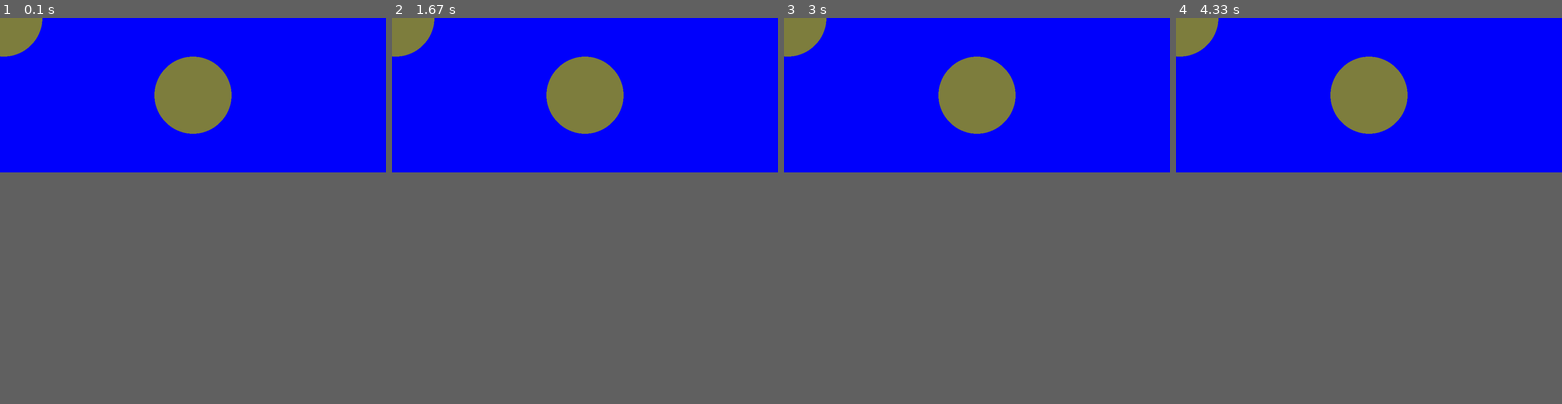
Above: before the commit, frames 1-4 (left to right).
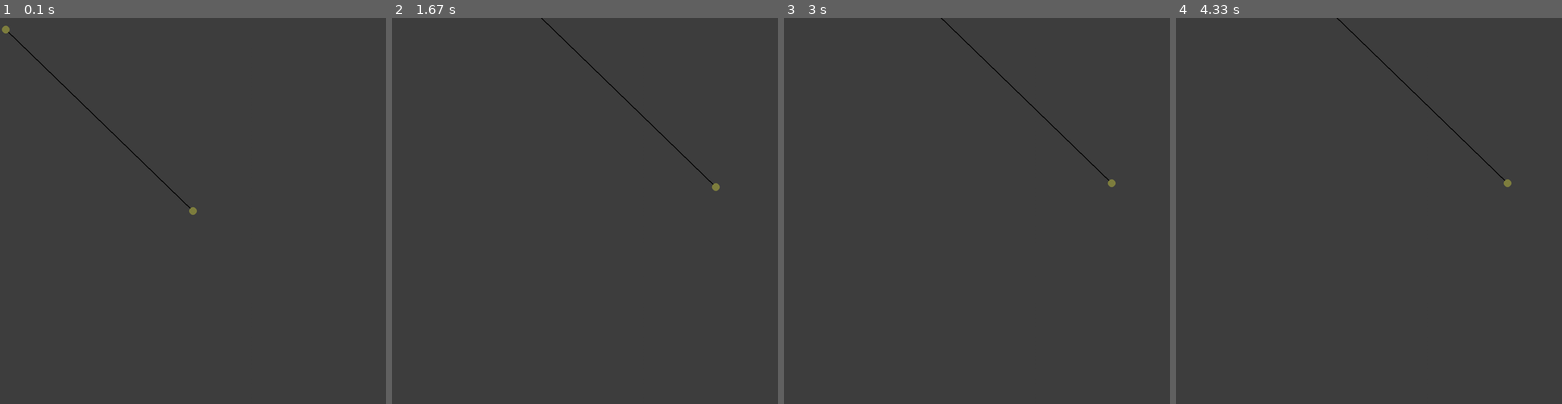
Above: after the commit, the same moments.

Repository: sd18spring/InteractiveProgramming
Game: pygame game, started from classes.py
Same seed, same stepped clock (60 frames per second), same inputs: the game is played once before the commit and once after it.
Inputs (mouse positions are in pixels of both pictures, inside the frame that each line leads up to):
- Up to frame 1 (0.1 s): no input
- Up to frame 2 (1.67 s): press the mouse at (569, 226) at 0.37 s; move the mouse to (639, 214) at 0.47 s; release the mouse at (708, 199) at 0.6 s; hold Right 0.67-1.13 s; move the mouse to (585, 238) at 0.7 s; hold Up 1.17-1.62 s; hold Right from 1.65 s (still down)
- Up to frame 3 (3 s): release Right at 2.23 s; hold Left 2.27-2.92 s; hold Down from 2.95 s (still down)
- Up to frame 4 (4.33 s): release Down at 3.62 s; hold Left from 3.65 s (still down)
In our replay, the window is 900x360 before the commit and 900x900 after it. These sizes can differ from the game's own. Grey fills any space a smaller window leaves; there, only what the larger window draws over its background counts as a difference.

The runs differ from the first frame. In frame 1, 40% of the frame differs, in the area x 0-100%, y 0-51%; in frame 2, 40%, in the area x 0-100%, y 0-45%; in frame 3, 40%; in frame 4, 40%.

Commit message:
Added controller cobject to handle user input, pan and zoom functions in model to zoom in/out and pan the view laterally. Controler object zooms with scrolling and pans with mouse dragging.

Diff:
--- a/classes.py
+++ b/classes.py
@@ -1,43 +1,130 @@
 import pygame
 import time
+import math
 
 
 class Model(object):
 
     def __init__(self, size):
         self.size = size
+        self.width = size[0]
+        self.height = size[1]
         self.nodes = []
         self.nodes.append(Node('title',size[0]/2,size[1]/2))
-        self.nodes.append(Node('title2',10,0))
+        self.nodes.append(Node('title2',15,30))
         self.clines = []
         self.clines.append(ConnectionLine(self.nodes[0],self.nodes[1]))
+        self.panning = False
+        self.mouse_pos = None
+
+
+    def zoom_in(self,center):
+        """Zooms in around the center
+        center: tuple containing the center about which the screen will
+        be dilated"""
+        for node in self.nodes:
+            node.x = (node.x - center[0]/2)*1.05 + center[0]/2
+            node.y = (node.y - center[1]/2)*1.05 + center[1]/2
+        for cline in self.clines:
+            cline.update()
+
+    def zoom_out(self,center):
+        """Zooms out around the center
+        center: tuple containing the center about which the screen will
+        be dilated"""
+        for node in self.nodes:
+            node.x = (node.x - center[0]/2)*0.95 + center[0]/2
+            node.y = (node.y - center[1]/2)*0.95 + center[1]/2
+        for cline in self.clines:
+            cline.update()
+
+    def pan(self,dx,dy):
+        """Moves everything on the screen by dx,dy
+        dx: movement in the x direction
+        dy: movement in the y direction"""
+        for node in self.nodes:
+            node.x = node.x + dx
+            node.y = node.y + dy
+        for cline in self.clines:
+            cline.update()
 
 
 class Viewer(object):
+    """Displays the model"""
 
     def __init__(self,model):
         self.model = model
         self.screen = pygame.display.set_mode(self.model.size)
 
     def draw(self):
-        self.screen.fill(pygame.Color(0,0,255))
-        print('hi')
+        self.screen.fill(pygame.Color(63,63,63))
+        for cline in self.model.clines:
+            pygame.draw.lines(self.screen, pygame.Color(0,0,0), False, cline.points,
+                        ConnectionLine.line_width)
         for node in self.model.nodes:
-            print(node)
-            #pygame.draw.rect(self.screen,pygame.Color(255, 255, 255),pygame.Rect(int(node.x),int(node.y),20,20))
             pygame.draw.circle(self.screen, pygame.Color(127,127,63),
-                            (int(node.x), int(node.y)), Node.node_size,0)
+                            (int(node.x), int(node.y)), node.size,0)
 
-            pygame.display.update()
+        pygame.display.update()
+
+class Controler(object):
+    """Handles user input into the model"""
+
+    def __init__(self, model):
+        self.model = model
+
+    def handle_event(self, event):
+        """Updates model according to type of input"""
+        if model.panning:
+            dx = pygame.mouse.get_pos()[0] - self.model.mouse_pos[0]
+            dy = pygame.mouse.get_pos()[1] - self.model.mouse_pos[1]
+            self.model.pan(dx,dy)
+            self.model.mouse_pos = pygame.mouse.get_pos()
+
+        if event.type == pygame.MOUSEBUTTONDOWN:
+            if event.button == 5:
+                m_pos = pygame.mouse.get_pos()
+                self.model.zoom_in(m_pos)
+
+            elif event.button == 4:
+                m_pos = pygame.mouse.get_pos()
+                self.model.zoom_out(m_pos)
+
+        if pygame.mouse.get_pressed()[0]:
+            self.model.panning = True
+            self.model.mouse_pos = pygame.mouse.get_pos()
+
+        if pygame.mouse.get_pressed()[0] == False:
+            self.model.panning = False
+
+        if event.type == pygame.KEYDOWN:
+            if event.key == pygame.K_UP:
+                self.model.pan(0,10)
+
+            if event.key == pygame.K_DOWN:
+                self.model.pan(0,-10)
+
+            if event.key == pygame.K_LEFT:
+                self.model.pan(10,-0)
+
+            if event.key == pygame.K_RIGHT:
+                self.model.pan(-10,0)
+
+
 
 class Node(object):
+    """A clickable node appearing in a web
+    Attributes: x, y, title, children (list of the titles of nodes linked to
+    by the node)"""
 
-    node_size = 100
+    node_size = 10
 
     def __init__(self,title,x,y):
+        self.children = []
         self.x = x
         self.y = y
-        self.size = 10
+        self.title = title
+        self.size = Node.node_size
 
     def __str__(self):
         return '%d,%d' % (self.x,self.y)
@@ -46,6 +133,7 @@
 class ConnectionLine(object):
 
     line_length = 10
+    line_width = 3
 
     def __init__(self,start,end):
         """Start and end are nodes"""
@@ -55,9 +143,18 @@
         self.y0 = start.y
         self.x1 = end.x
         self.y1 = end.y
+        self.points = [(self.x0,self.y0), (self.x1, self.y1)]
 
     def __str__(self):
         return 'Start: %s   End: %s'  % (str(self.start),str(self.end))
+
+    def update(self):
+        """Recalculates the line endpoints when nodes are changed"""
+        self.x0 = self.start.x
+        self.y0 = self.start.y
+        self.x1 = self.end.x
+        self.y1 = self.end.y
+        self.points = [(self.x0,self.y0), (self.x1, self.y1)]
 
 
 
@@ -68,9 +165,15 @@
     node1 = Node('Node1',1,2)
     node2 = Node('Node2',3,4)
 
+
+
     running = True
 
-    view = Viewer(Model((1000,400)))
+    model = Model((1000,1000))
+
+
+    view = Viewer(model)
+    controler = Controler(model)
     #view.draw()
     k=0
     while running:
@@ -78,7 +181,9 @@
             if event.type == pygame.QUIT:
                 running = False
                 break
+            controler.handle_event(event)
+
             view.draw()
             time.sleep(.001)
-    print("quitting")
+
     pygame.quit()
